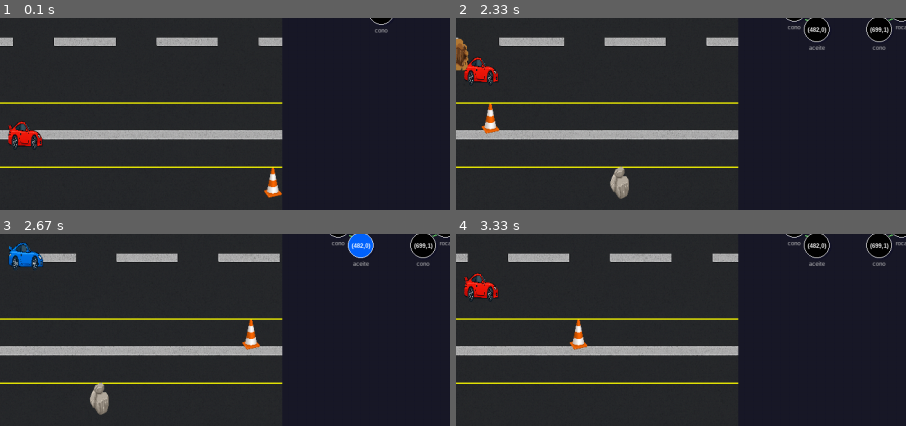
Above: before the commit, frames 1-4 (two rows, left to right).
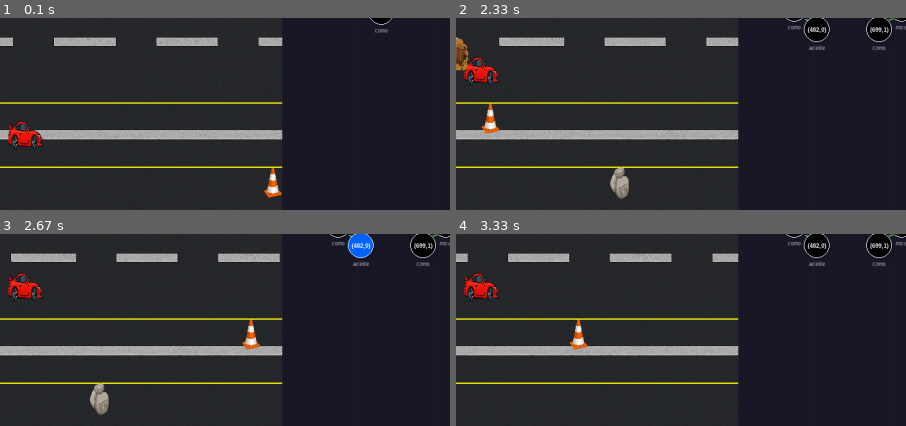
Above: after the commit, the same moments.

Repository: Nevet21/ProyectoEstructuras
Game: pygame game, started from Main.py
Two runs of this game, one before a commit and one after it. Both use one fixed random seed, a clock stepped at 60 frames per second and the inputs below.
Inputs (mouse positions are % of the whole screen's width and height, from its top left):
- Up to frame 1 (0.1 s): no input
- Up to frame 2 (2.33 s): hold B 0.33-0.8 s; hold Up 0.33-0.8 s; tap I at 0.88 s; hold P 1.22-1.68 s; hold Up 1.22-1.68 s; hold O 1.77-2.23 s; hold Up 1.77-2.23 s; tap Space at 2.32 s
- Up to frame 3 (2.67 s): no input
- Up to frame 4 (3.33 s): click (96, 83) at 2.7 s; tap B at 2.98 s
The pictures show only the part of the screen within x 26-76%, y 20-70%; the shares and areas given below are measured in that part.

Frames 1-2 are identical in both runs. In frame 3, 1.3% of the frame differs, in the area x 1-10%, y 4-34%; in frame 4, nothing differs.

Commit message:
config json, recorrido

Diff:
--- a/config.json
+++ b/config.json
@@ -1,8 +1,8 @@
 {
   "configuraciones": {
-    "distancia_total": 1000,
+    "distancia_total": 50,
     "velocidad_avance": 10,
-    "altura_salto": 50,
+    "altura_salto": 10,
     "tiempo_refresco_ms": 200,
     "color_carrito": "rojo"
   }
--- a/gui/GamePygame.py
+++ b/gui/GamePygame.py
@@ -17,6 +17,7 @@
 from gui.MenuEliminar import MenuEliminar
 
 
+
 class GamePygame:
     def __init__(self, width=1000, height=600):
         pygame.init()
@@ -40,6 +41,7 @@
         self.gui_manager = GUIManager(self.GAME_WIDTH, self.HEIGHT)
         self.gui_arbol = GUIArbolAVL(self.TREE_WIDTH, self.HEIGHT)
         self.layout_manager = ArbolLayoutManager(self.TREE_WIDTH, self.HEIGHT)
+
 
         # Estado del juego
         self.running = True
@@ -89,11 +91,11 @@
             longitud=conf.get("distancia_total", 1000),
             energia_inicial=conf.get("energia_inicial", 100),
             velocidad=conf.get("velocidad_avance", 5),
+            altura_salto=conf.get("altura_salto", 10),   # 🟢 agregado
             intervalo=conf.get("tiempo_refresco_ms", 200) / 1000.0,
             config_json=config
         )
         return juego
-
     # ------------------ Worker del árbol (thread) ---------------
     def _arbol_worker(self):
         while self.running:
@@ -239,7 +241,28 @@
                             print("⏸️ Juego pausado - Modo gestión del árbol activado")
                     continue
 
-                # Resto de teclas del juego (solo si no está en modo gestión)
+                # =====================================
+                # Recorridos disponibles SIEMPRE
+                # =====================================
+                if event.key in (pygame.K_i, pygame.K_p, pygame.K_o, pygame.K_b):
+                    with self.arbol_lock:
+                        arbol = getattr(self.juego, "arbol_obstaculos", None)
+                        raiz = getattr(arbol, "raiz", None) if arbol is not None else None
+                        if raiz:
+                            if event.key == pygame.K_i:
+                                self.layout_manager.iniciar_recorrido("inorden", raiz)
+                            elif event.key == pygame.K_p:
+                                self.layout_manager.iniciar_recorrido("preorden", raiz)
+                            elif event.key == pygame.K_o:
+                                self.layout_manager.iniciar_recorrido("postorden", raiz)
+                            elif event.key == pygame.K_b:
+                                self.layout_manager.iniciar_recorrido("anchura", raiz)
+                        else:
+                            print("ℹ️ No hay raíz del árbol para recorrer.")
+
+                # =====================================
+                # Resto de controles SOLO si no está en gestión
+                # =====================================
                 if not self.mostrar_gestion_arbol and self.juego.en_ejecucion:
                     if event.key == pygame.K_g:
                         self.generar_obstaculos_dinamicos()
@@ -256,21 +279,6 @@
                         self.juego.carro.mover_abajo()
                     elif event.key == pygame.K_SPACE:
                         self.juego.carro.saltar()
-                    elif event.key in (pygame.K_i, pygame.K_p, pygame.K_o, pygame.K_b):
-                        with self.arbol_lock:
-                            arbol = getattr(self.juego, "arbol_obstaculos", None)
-                            raiz = getattr(arbol, "raiz", None) if arbol is not None else None
-                            if raiz:
-                                if event.key == pygame.K_i:
-                                    self.layout_manager.iniciar_recorrido("inorden", raiz)
-                                elif event.key == pygame.K_p:
-                                    self.layout_manager.iniciar_recorrido("preorden", raiz)
-                                elif event.key == pygame.K_o:
-                                    self.layout_manager.iniciar_recorrido("postorden", raiz)
-                                elif event.key == pygame.K_b:
-                                    self.layout_manager.iniciar_recorrido("anchura", raiz)
-                            else:
-                                print("ℹ️ No hay raíz del árbol para recorrer.")
 
             # ========== MODO GESTIÓN DEL ÁRBOL (cuando está activo) ==========
             if self.mostrar_gestion_arbol:
@@ -542,7 +550,10 @@
                 self.dibujar()
                 pygame.display.flip()
                 self.clock.tick(30)
+
+
         finally:
+            self.juego.guardar_partida_actual()
             self.running = False
             try:
                 self.tree_queue.put(("stop", None))
@@ -550,6 +561,7 @@
                 pass
             pygame.quit()
 
+
 if __name__ == "__main__":
     juego = GamePygame()
     juego.run()
--- a/models/Carretera.py
+++ b/models/Carretera.py
@@ -1,5 +1,5 @@
 class Carretera:
-    def __init__(self, longitud=100):
+    def __init__(self, longitud):
         """
         longitud: distancia total de la carretera en 'unidades' (metros simulados)
         """
--- a/models/Carro.py
+++ b/models/Carro.py
@@ -1,7 +1,7 @@
 # models/Carro.py
 # models/Carro.py
 class Carro:
-    def __init__(self, ancho=50, alto=30, carril=1, salto_altura=100, velocidad=10):
+    def __init__(self,  salto_altura, velocidad, ancho=50, alto=30, carril=1,):
         self.x = 0  # Posición X inicial
         self.carril = carril
 
--- a/models/Juego.py
+++ b/models/Juego.py
@@ -7,12 +7,14 @@
 from models.ArbolAVL import ArbolAVL
 
 class JuegoModel:
-    def __init__(self, longitud, energia_inicial, velocidad, intervalo, config_json):
-        self.carro = Carro(velocidad=velocidad)
+    def __init__(self, longitud, energia_inicial, velocidad,altura_salto, intervalo, config_json):
+        self.carro = Carro(velocidad, altura_salto)
         self.carretera = Carretera(longitud)
         self.energia = energia_inicial
         self.energia_maxima = energia_inicial
         self.terminado = False
+        self.altura_salto = altura_salto
+
 
         # Árbol AVL para obstáculos
         self.arbol_obstaculos = ArbolAVL()
